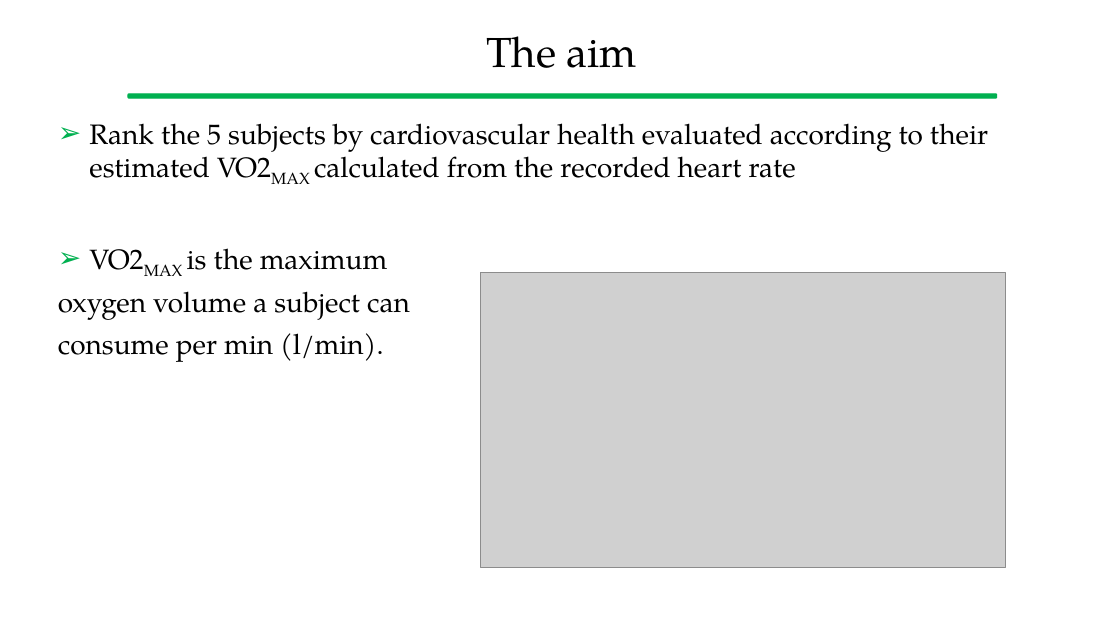
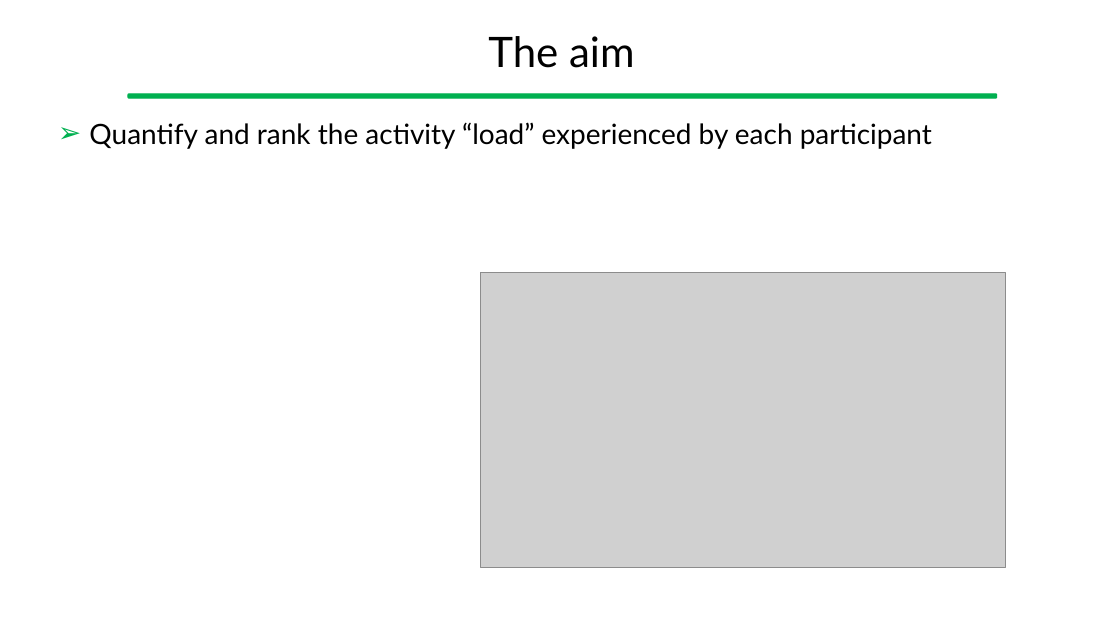
Before and after one commit to gcappon/bwthw, a slide deck: slide 4 of lab_12-symposium/lab_12-symposium.pptx. Drawn at 1120x630 pixels with LibreOffice and Linux fonts; fonts in the diff are those of the drawing; grey boxes stand for pictures. Boxes give left, top, right and bottom in pixels: in the first picture for what was removed or moved away, otherwise in the second. Text is boxed around its words. In the diff, an @@ line names an element or a change of style, - is before the commit and + after.

```diff
--- a/lab_12-symposium/lab_12-symposium.pptx
+++ b/lab_12-symposium/lab_12-symposium.pptx
@@ title "The aim" at <box>488,36,634,68</box>: font TeX Gyre Pagella to Lato @@
@@ text at <box>89,122,932,149</box>: text changed; font TeX Gyre Pagella to Lato @@
-➢ Rank the 5 subjects by cardiovascular health evaluated according to their estimated VO2MAX calculated from the recorded heart rate
-➢ VO2MAX is the maximum
-oxygen volume a subject can
-consume per min (l/min).
+➢ Quantify and rank the activity “load” experienced by each participant
```
Also in this commit, not shown: 4 other slides changed, 1 other file.
